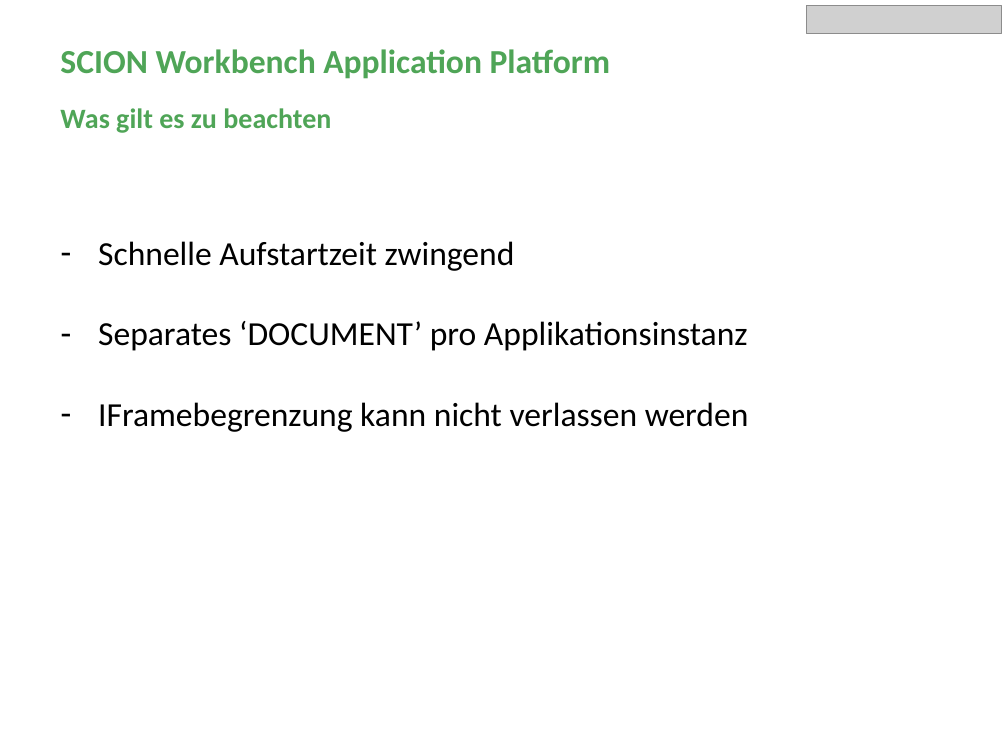
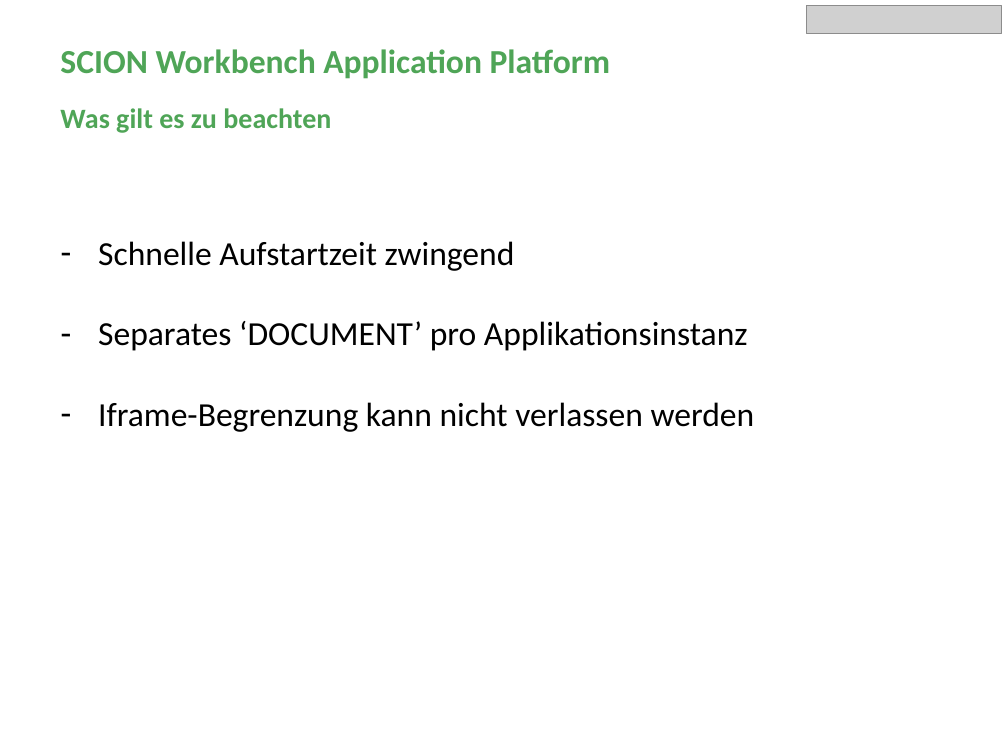
Before and after one commit to simoneggler/bat42, a slide deck: slide 9 of presentation-scion-workbench_revisited.pptx (slide 10 before the commit). Drawn at 1008x756 pixels with LibreOffice and Linux fonts; fonts in the diff are those of the drawing; grey boxes stand for pictures. Boxes give left, top, right and bottom in pixels: in the first picture for what was removed or moved away, otherwise in the second. Text is boxed around its words. In the diff, an @@ line names an element or a change of style, - is before the commit and + after.

```diff
--- a/presentation-scion-workbench_revisited.pptx
+++ b/presentation-scion-workbench_revisited.pptx
@@ text at box(98, 402, 755, 432): text changed @@
-– IFramebegrenzung kann nicht verlassen werden
+– Iframe-Begrenzung kann nicht verlassen werden
```
Also in this commit, not shown: 1 other slide changed, 1 slide removed.
